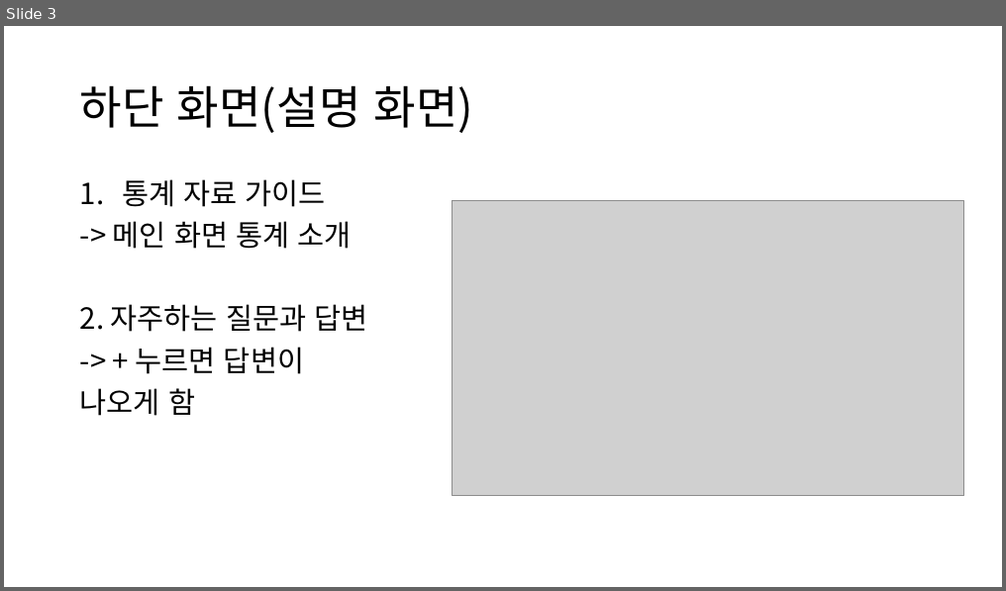
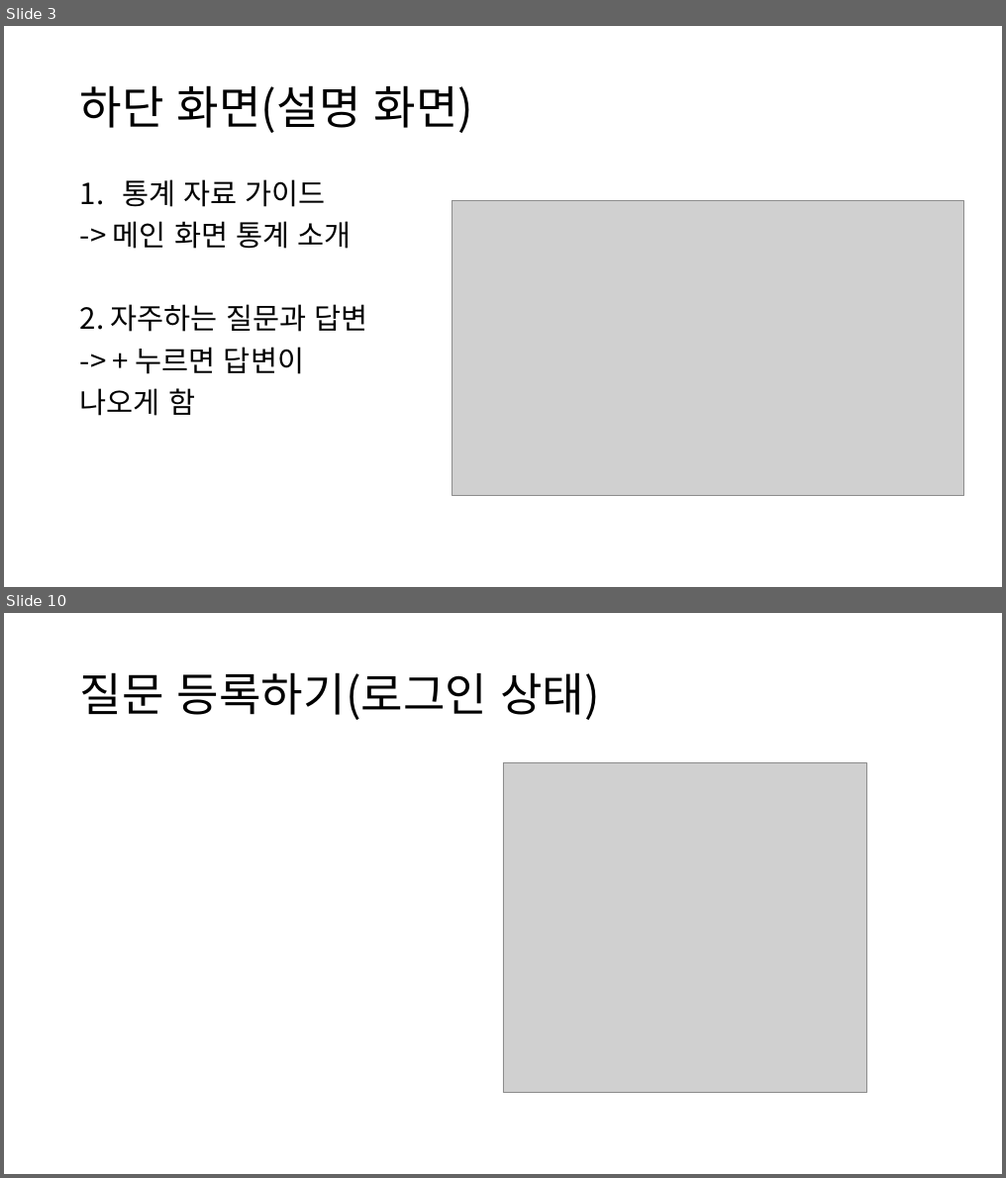
Before and after one commit to CHAESOOBYUNG/ml_project_analysis, a slide deck: 프로젝트 문서/화면설계서.pptx. Shown one above the other, each under a label of ours: slide 3 before the commit, slides 3 and 10 after it; the slides between them are not shown. The pictures are 1006x591 and 1006x1178 pixels, drawn with LibreOffice and Linux fonts; fonts in the diff are those of the drawing; grey boxes stand for pictures. Boxes give left, top, right and bottom in pixels: in the first picture for what was removed or moved away, otherwise in the second. Text is boxed around its words. In the diff, an @@ line names an element or a change of style, - is before the commit and + after.

```diff
--- a/프로젝트 문서/화면설계서.pptx
+++ b/프로젝트 문서/화면설계서.pptx
@@ slide 10 added at bbox=[4, 613, 1002, 1174], background #FFFFFF @@
@@ title added at bbox=[80, 672, 600, 720], 44 pt, text #000000 @@
+질문 등록하기(로그인 상태)
@@ picture added at bbox=[503, 762, 867, 1093] @@
```
Also in this commit, not shown: 1 slide changed, 6 other slides added, 4 other files.
